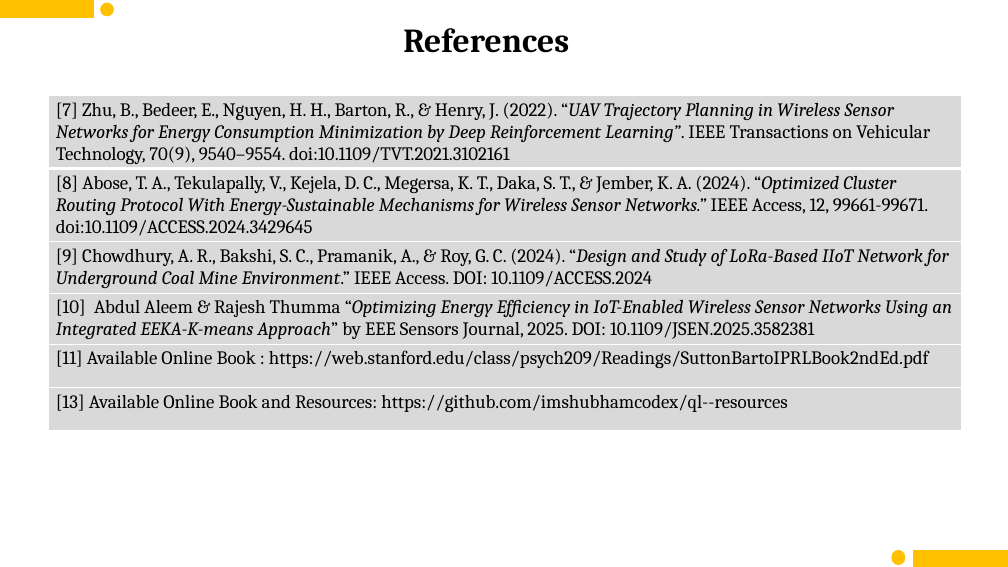
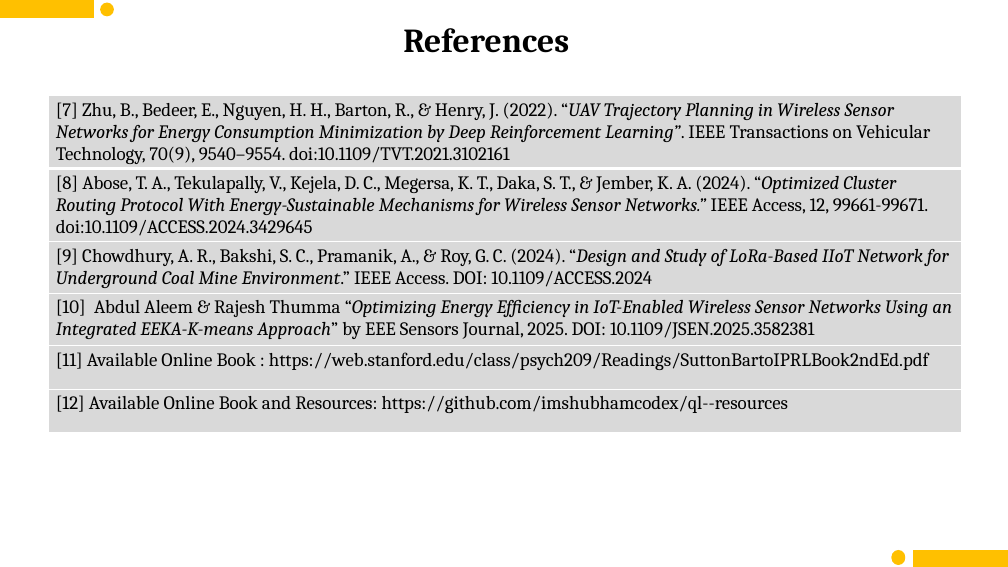
Before and after one commit to imshubhamcodex/ql--resources, a slide deck: slide 23 of mid_sem_RL_interM.pptx. Drawn at 1008x567 pixels with LibreOffice and Linux fonts; fonts in the diff are those of the drawing. Boxes give left, top, right and bottom in pixels: in the first picture for what was removed or moved away, otherwise in the second. Text is boxed around its words. In the diff, an @@ line names an element or a change of style, - is before the commit and + after.

```diff
--- a/mid_sem_RL_interM.pptx
+++ b/mid_sem_RL_interM.pptx
@@ table at <box>48,96,962,518</box> @@
-row 6, column 1: [13] Available Online Book and Resources: https://github.com/imshubhamcodex/ql--resources
+row 6, column 1: [12] Available Online Book and Resources: https://github.com/imshubhamcodex/ql--resources
```
Also in this commit, not shown: 15 other slides changed.
